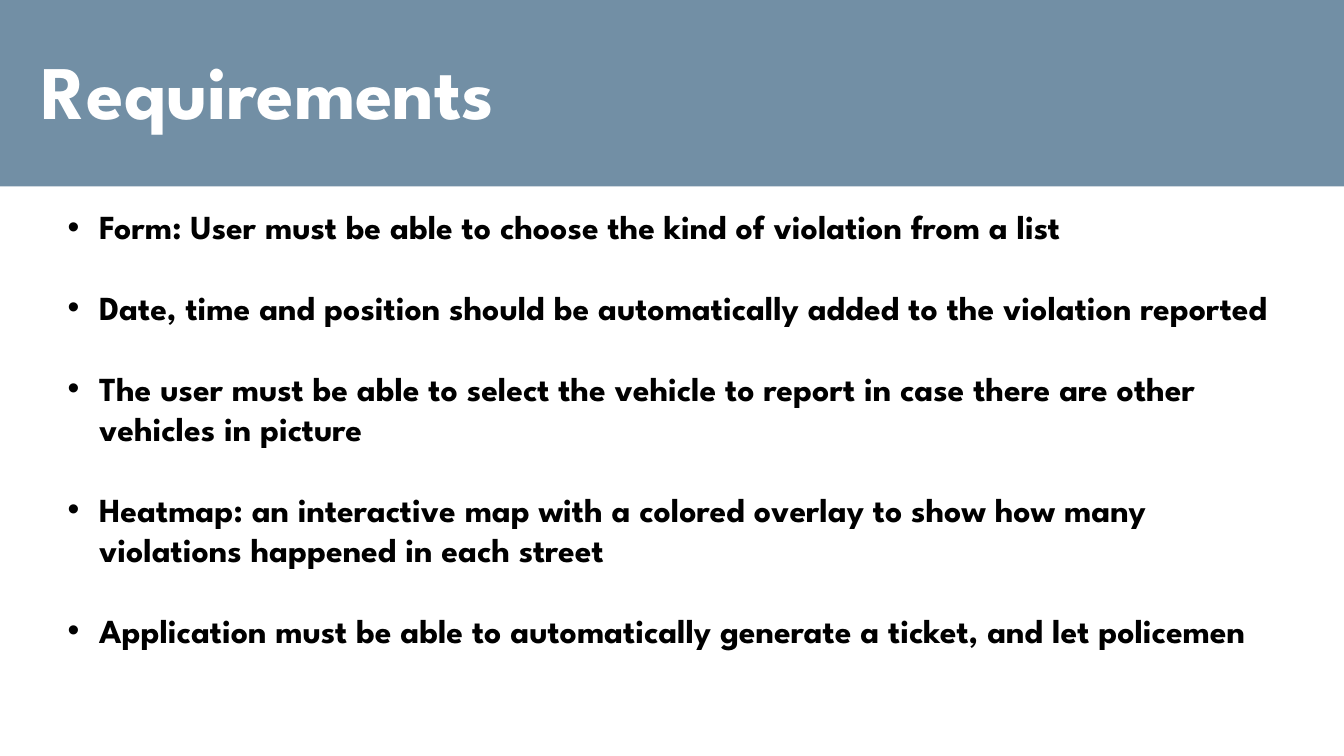
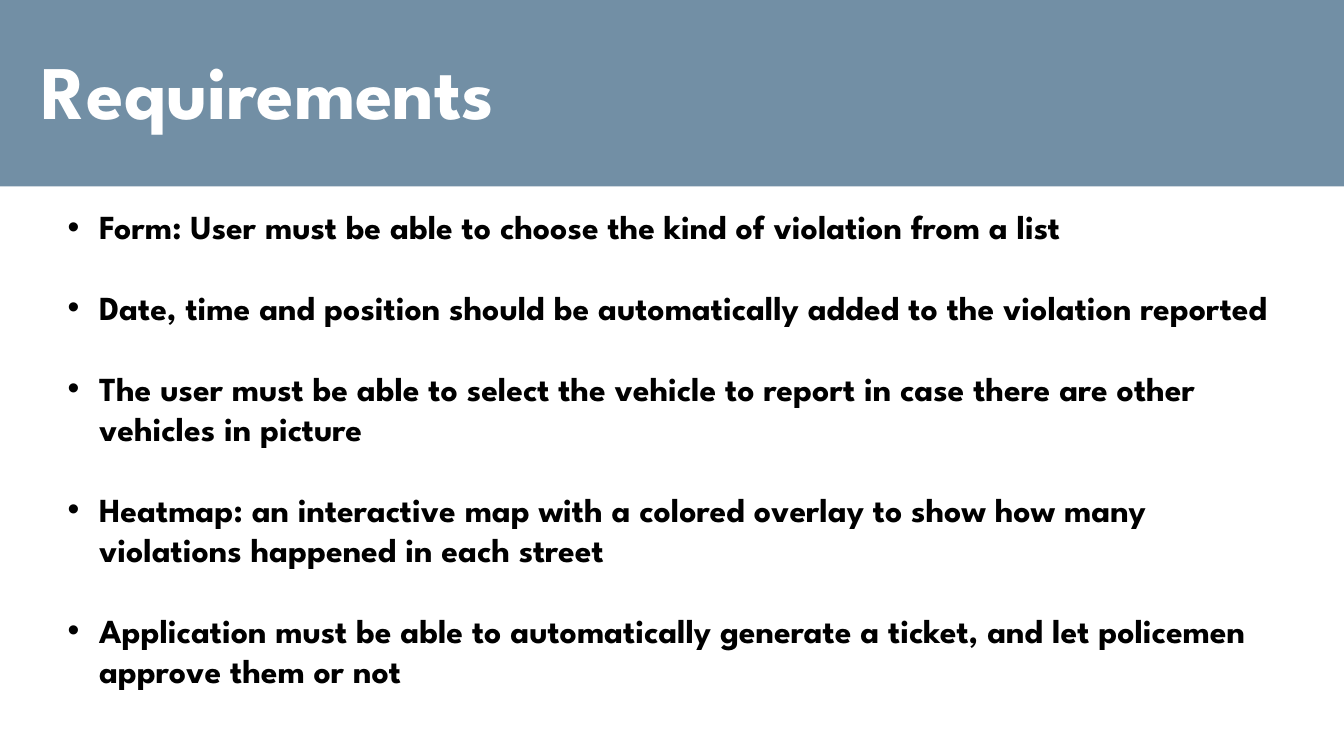
Before and after one commit to TiberioG/SoftwareEngineering2Polimi, a slide deck: slide 4 of Presentation1.pptx. Drawn at 1344x756 pixels with LibreOffice and Linux fonts; fonts in the diff are those of the drawing. Boxes give left, top, right and bottom in pixels: in the first picture for what was removed or moved away, otherwise in the second. Text is boxed around its words. In the diff, an @@ line names an element or a change of style, - is before the commit and + after.

Commit message:
small fix

```diff
--- a/Presentation1.pptx
+++ b/Presentation1.pptx
@@ text at (x1=99, y1=620, x2=1245, y2=690): text changed @@
-• Application must be able to automatically generate a ticket, and let policemen
+• Application must be able to automatically generate a ticket, and let policemen approve them or not
```
